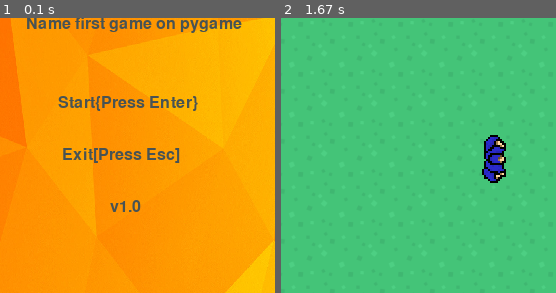
Above: before the commit, frames 1-2 (left to right).
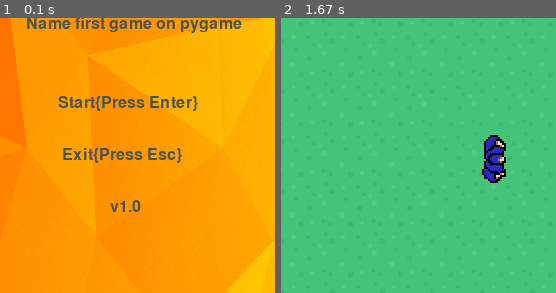
Above: after the commit, the same moments.

Repository: Stevenson707/Game_on_Pygame
Game: pygame game, started from game.py
Same seed, same stepped clock (60 frames per second), same inputs: the game is played once before the commit and once after it.
Inputs (mouse positions are % of the whole screen's width and height, from its top left):
- Up to frame 1 (0.1 s): no input
- Up to frame 2 (1.67 s): tap Enter at 0.33 s; hold F9 0.67-1.13 s; hold Up 0.67-1.13 s; move the mouse to (26, 51) at 0.7 s
The pictures show only the part of the screen within x 12-62%, y 16-66%; the shares and areas given below are measured in that part.

The runs differ from the first frame. In frame 1, 0.6% of the frame differs, in the area x 33-67%, y 47-53%; in frame 2, nothing differs.

Commit message:
update menu

Diff:
--- a/game.py
+++ b/game.py
@@ -121,11 +121,11 @@
    #  pygame.draw.line(screen, (255, 255, 255), (x, y + 24), (x, y + 16))
 
 class Cursor(pygame.sprite.Sprite):  # Курсор
-    image = load_image("crosshair.png")
+    image = load_image("hm_crosshair.png")
     cursor = pygame.transform.scale(image, (15, 15))
     all_sprites.add()
 
-    def init(self, *group):
+    def __init__(self, *group):
         super().__init__(*group)
         self.image = Cursor.cursor
         self.rect = self.image.get_rect()
@@ -209,13 +209,11 @@
 music_on = True
 music_on_lvl2 = True
 camera = Camera()
-cursor = Cursor()
 level_map = load_level("the_map1.txt")
 hero, max_x, max_y = generate_level(level_map)
 current_scene = None
 FONT = 'font2.ttf'
 BUTTON_FONT_SIZE = 24
-LOGO_FONT_SIZE = 250
 
 
 def switch_scene(scene):
@@ -232,7 +230,7 @@
                   "                                        ",
                   "                            Start{Press Enter}",
                   "                                        ",
-                  "                             Exit[Press Esc]",
+                  "                             Exit{Press Esc}",
                   "                                        ",
                   "                                         v1.0",
                   "                                        ",
@@ -327,9 +325,17 @@
                 elif event.key == pygame.K_F9 and not music_on_lvl2:
                     music_on_lvl2 = True
                     pygame.mixer.music.play(-1)
+            elif event.type == pygame.MOUSEMOTION:
+                if pygame.mouse.get_focused():
+                    cursor.update(event.pos)
+
+        # while player.alive():
+           #  player.rotate(cursor.rect.centerx, cursor.rect.centery)
         screen.fill(pygame.Color(153, 19, 186))
         sprite_group.draw(screen)
-        cursorPX, cursorPY = pygame.mouse.get_pos()
+        Cursors = pygame.sprite.Group()
+        cursor = Cursor(Cursors)
+        # cursorPX, cursorPY = pygame.mouse.get_pos()
         hero_group.draw(screen)
         clock.tick(FPS)
         pygame.display.flip()
Binary file removed: data/crosshair.png
Binary file added: data/hm_crosshair.png
